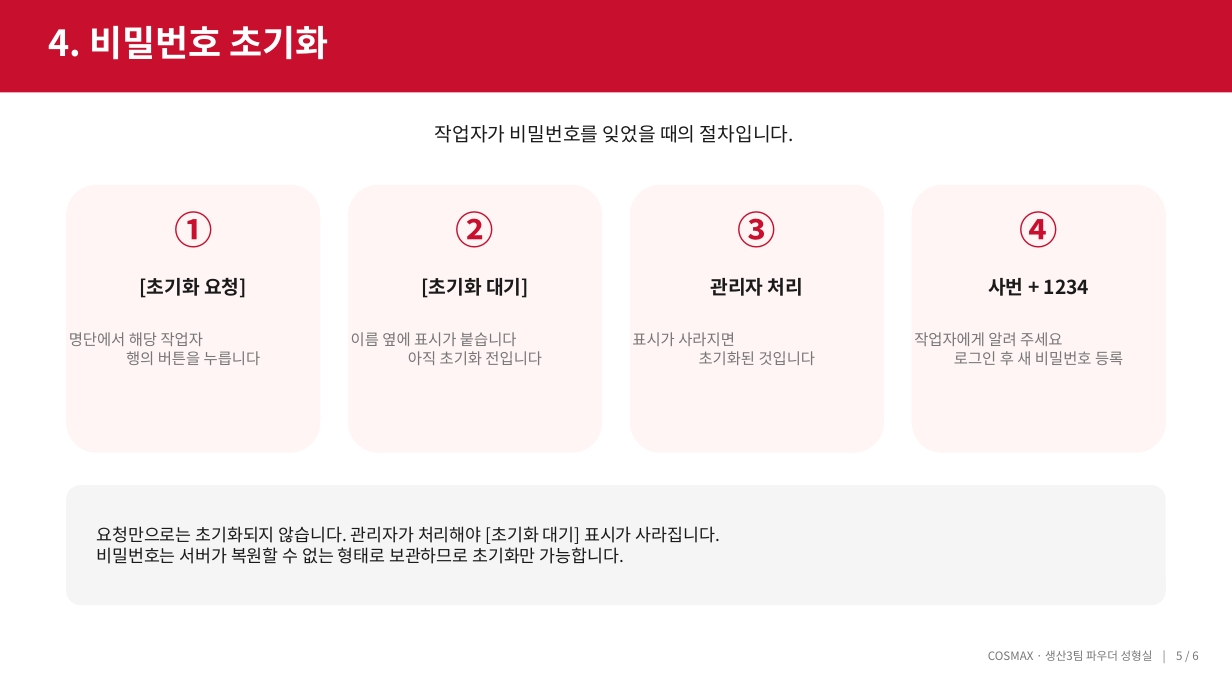
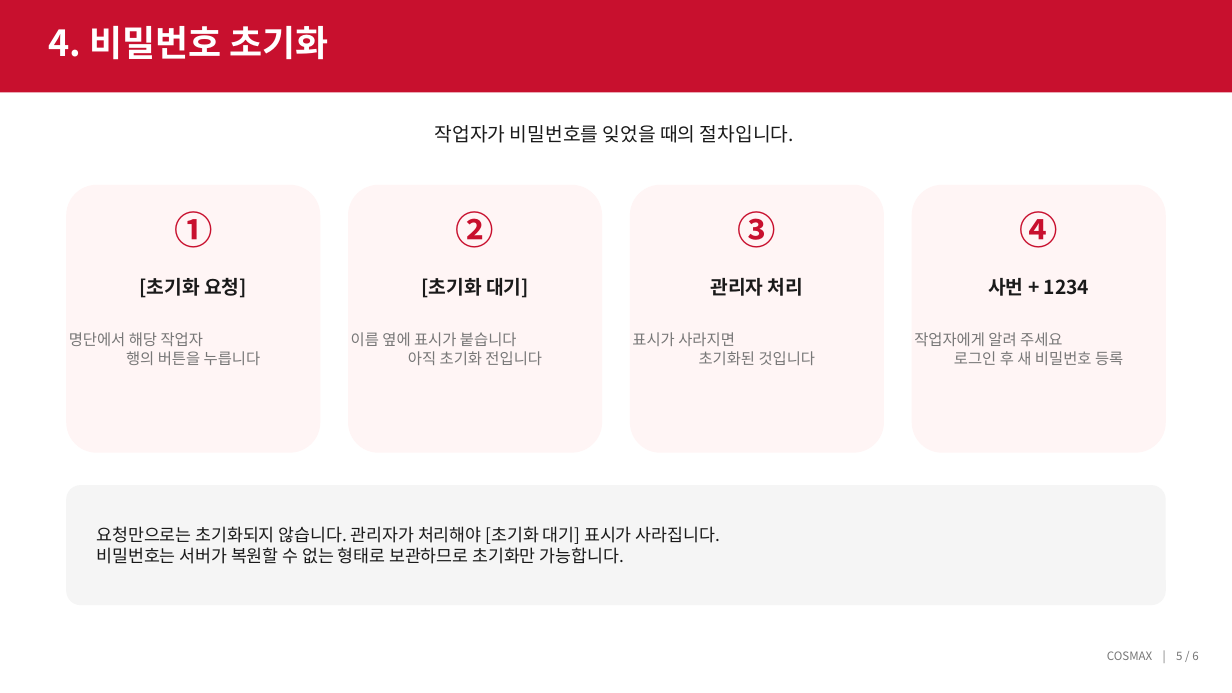
Before and after one commit to djlee-cosmax/Vacation-Permit-Auto-System, a slide deck: slide 5 of docs/휴가증 자동 반영 프로그램 안내 (서무용).pptx. Drawn at 1232x693 pixels with LibreOffice and Linux fonts; fonts in the diff are those of the drawing. Boxes give left, top, right and bottom in pixels: in the first picture for what was removed or moved away, otherwise in the second. Text is boxed around its words. In the diff, an @@ line names an element or a change of style, - is before the commit and + after.

```diff
--- a/docs/휴가증 자동 반영 프로그램 안내 (서무용).pptx
+++ b/docs/휴가증 자동 반영 프로그램 안내 (서무용).pptx
@@ text at (1107,651,1198,660): text changed @@
-COSMAX · 생산3팀 파우더 성형실 | 5 / 6
+COSMAX | 5 / 6
```
Also in this commit, not shown: 5 other slides changed, 3 other files.
